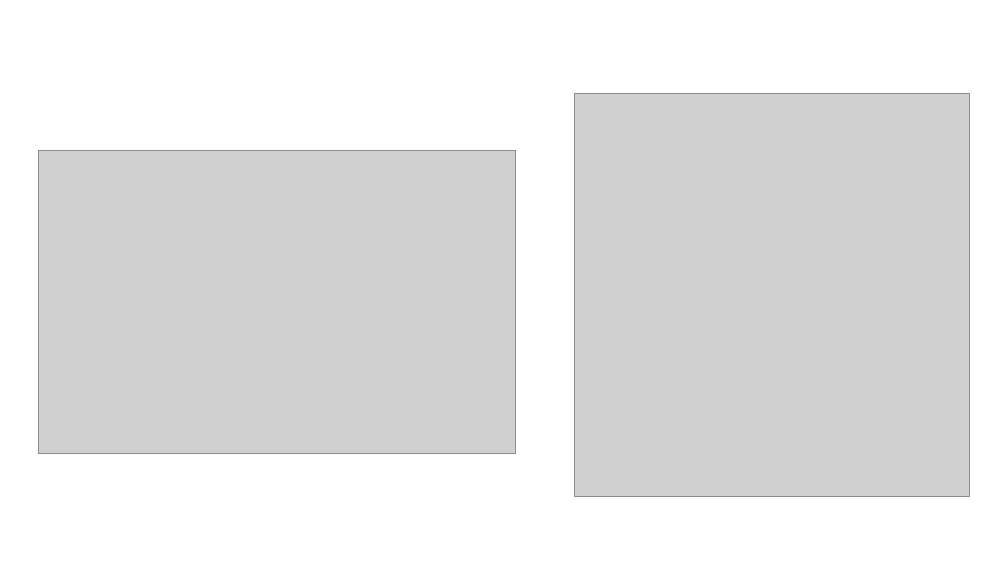
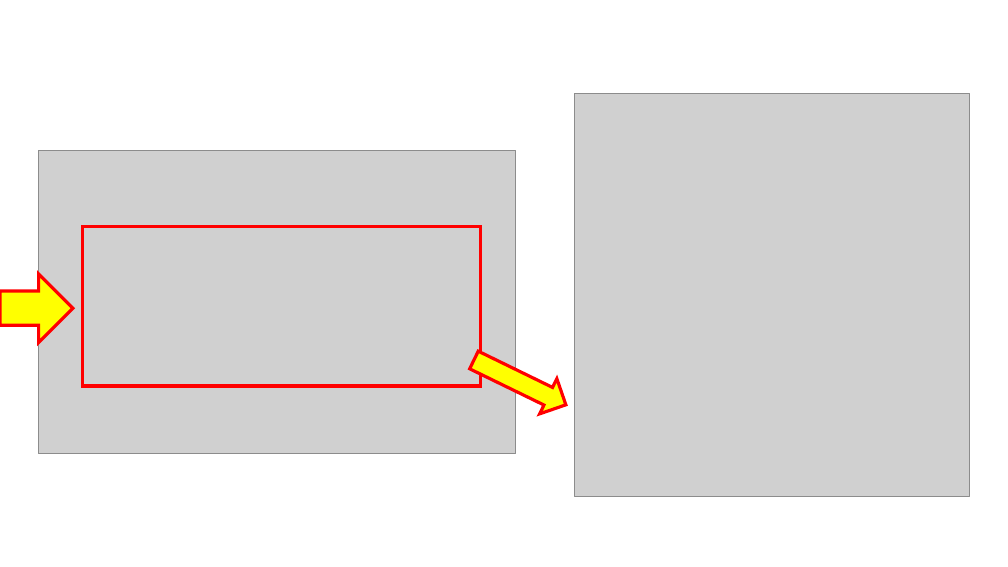
Before and after one commit to guilhermehsouza/AulaHTML, a slide deck: slide 24 of Aula 05 - Exemplo 3.pptx (slide 20 before the commit). Drawn at 1008x567 pixels with LibreOffice and Linux fonts; fonts in the diff are those of the drawing; grey boxes stand for pictures. Boxes give left, top, right and bottom in pixels: in the first picture for what was removed or moved away, otherwise in the second. Text is boxed around its words. In the diff, an @@ line names an element or a change of style, - is before the commit and + after.

```diff
--- a/Aula 05 - Exemplo 3.pptx
+++ b/Aula 05 - Exemplo 3.pptx
@@ rectangle added at <box>82,227,480,386</box>, outline #FF0000 3 pt @@
@@ right arrow added at <box>0,274,73,343</box>, fill #FFFF00, outline #FF0000 3 pt @@
@@ right arrow added at <box>465,343,574,423</box>, fill #FFFF00, outline #FF0000 3 pt @@
```
Also in this commit, not shown: 12 slides added, 8 slides removed, 1 other file.
